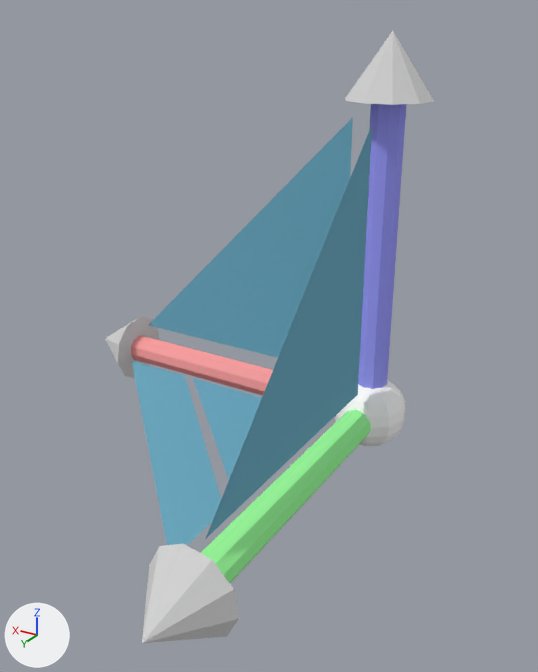
What one commit did to the Blender file pybzflag/extra_media/widget.blend.
The view is the same before and after, from a camera (50 mm lens) standing at (-23.3, 56.9, 33.5) and looking at (4.5, 10.6, 10.4). Lighting does not change. The marker at lower left points along +X, +Y and +Z.

In view in the first picture: 'center', 'rotate_x', 'rotate_y', 'rotate_z', 'translate_x', 'translate_xy', 'translate_xz', 'translate_y', 'translate_yz', 'translate_z', 'walk'.
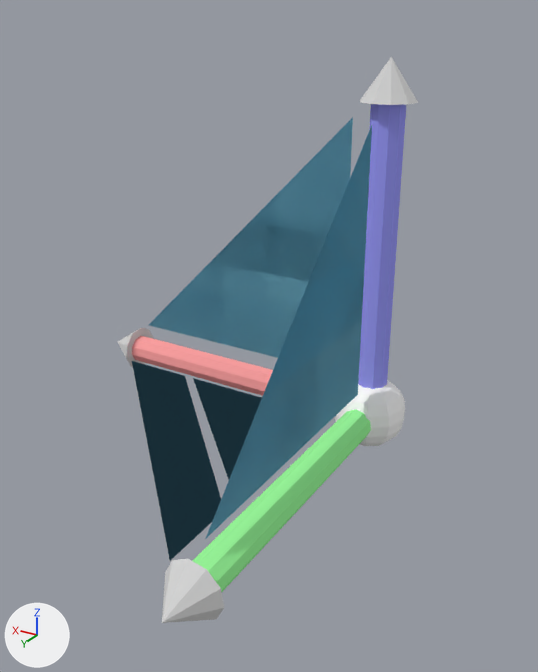
Where the newer file only moved an object's origin or applied its transform, the numbers keep the older frame.

What the commit changed:
me_translate_xz has 3 vertices, 1 face and spans x 3.0..26.0, y 3.0..26.0, z 0.0.
me_translate_xz is used by ob_translate_xz; location (0.0, 0.0, 0.0); rotation (1.571, 0.0, 0.0), in degrees (90, 0, 0).
Verts and faces of me_translate_xz; kept vertices keep their numbers, new ones are numbered from 3.
Part 1, on me_translate_xz:
New vertex 3 is at (3.0, 26.0, 0.0), pixel (352, 117).
New vertex 4 is at (3.0, 3.0, 0.0).
New vertex 5 is at (26.0, 3.0, 0.0), pixel (148, 325).
New faces: (3, 5, 4).
me_translate_yz has 3 vertices, 1 face and spans x 3.0..26.0, y 3.0..26.0, z 0.0.
me_translate_yz is used by ob_translate_yz; location (0.0, 0.0, 0.0); rotation (1.571, 0.0, 1.571), in degrees (90, 0, 90).
Verts and faces of me_translate_yz; kept vertices keep their numbers, new ones are numbered from 3.
Part 2, on me_translate_yz:
New vertex 3 is at (3.0, 26.0, 0.0), pixel (372, 124).
New vertex 4 is at (3.0, 3.0, 0.0), pixel (357, 394).
New vertex 5 is at (26.0, 3.0, 0.0), pixel (205, 539).
New faces: (3, 5, 4).
me_walk has 4 vertices, 2 faces and spans x 3.0..26.0, y 3.0..26.0, z 0.0.
me_walk is used by ob_walk; location (0.0, 0.0, 0.0).
Verts and faces of me_walk; kept vertices keep their numbers, new ones are numbered from 4.
Part 3, on me_walk:
New vertex 4 is at (3.0, 19.5, 0.0).
New vertex 5 is at (3.0, 26.0, 0.0), pixel (169, 560).
New vertex 6 is at (19.0, 3.0, 0.0), pixel (184, 375).
New vertex 7 is at (26.0, 3.0, 0.0), pixel (131, 360).
New faces: (4, 5, 7), (4, 7, 6).
me_translate_xy has 3 vertices, 1 face and spans x 3.0..18.0, y 3.0..18.0, z 0.0.
me_translate_xy is used by ob_translate_xy; location (0.0, 0.0, 0.0).
Verts and faces of me_translate_xy; kept vertices keep their numbers, new ones are numbered from 3.
Part 4, on me_translate_xy:
New vertex 3 is at (3.0, 18.0, 0.0).
New vertex 4 is at (3.0, 3.0, 0.0).
New vertex 5 is at (18.0, 3.0, 0.0), pixel (192, 378).
New faces: (3, 5, 4).
me_translate_y has 12 vertices, 20 faces and spans x -3.49..3.49, y -3.49..3.49, z 27.5..32.5.
me_translate_y is used by ob_translate_y; location (0.0, 0.0, 0.0); rotation (-1.571, 1.571, 0.0), in degrees (-90, 90, 0).
me_translate_y part 5: the whole mesh is scaled about its middle by 0.658, then moved by (0.0, 0.0, -1.0).
me_translate_z has 12 vertices, 20 faces and spans x -3.49..3.49, y -3.49..3.49, z 27.5..32.5.
me_translate_z is used by ob_translate_z; location (0.0, 0.0, 0.0).
me_translate_z part 6: the whole mesh is scaled about its middle by 0.66, then moved by (0.0, 0.0, -1.0).

Pixel boxes (x1, y1, x2, y2) of what changed, in the pictures (538 x 672 px):
'translate_y', mesh rescaled (36% narrower, 35% shorter)
    before: (142, 544, 239, 643)
    after: (162, 559, 224, 623)
'translate_z', mesh rescaled (34% narrower, 35% shorter)
    before: (345, 31, 434, 105)
    after: (360, 57, 418, 105)
part 1 of me_translate_xz, added (cyan)
    after: (149, 117, 353, 358)
part 2 of me_translate_yz, added (blue)
    after: (206, 125, 372, 538)
part 3 of me_walk, added (blue)
    after: (132, 361, 221, 561)
part 4 of me_translate_xy, added (blue)
    after: (193, 378, 262, 479)
